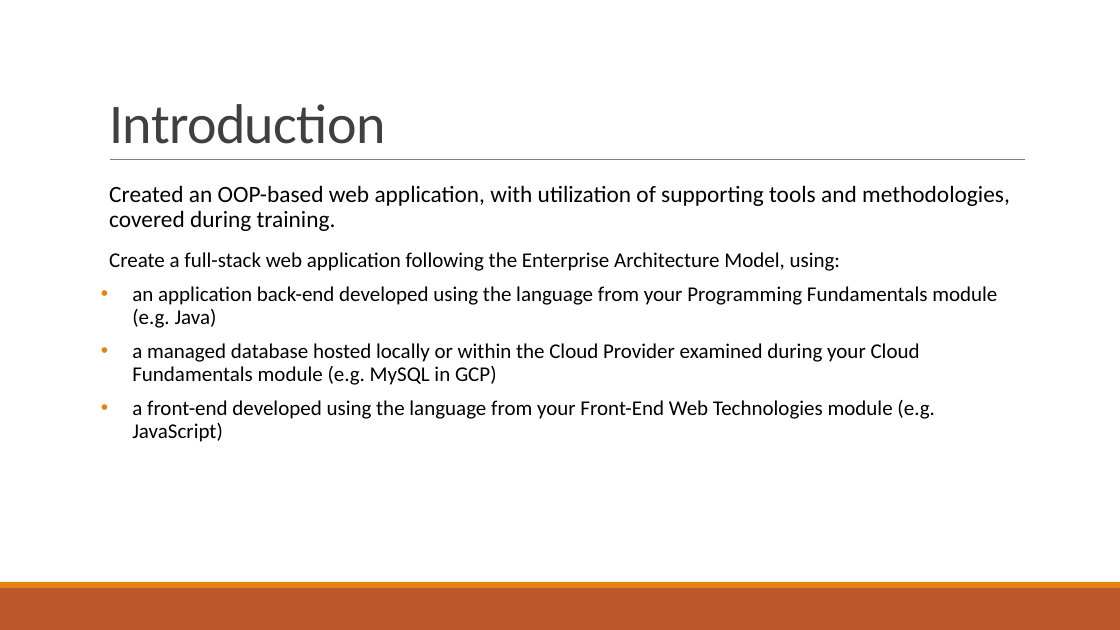
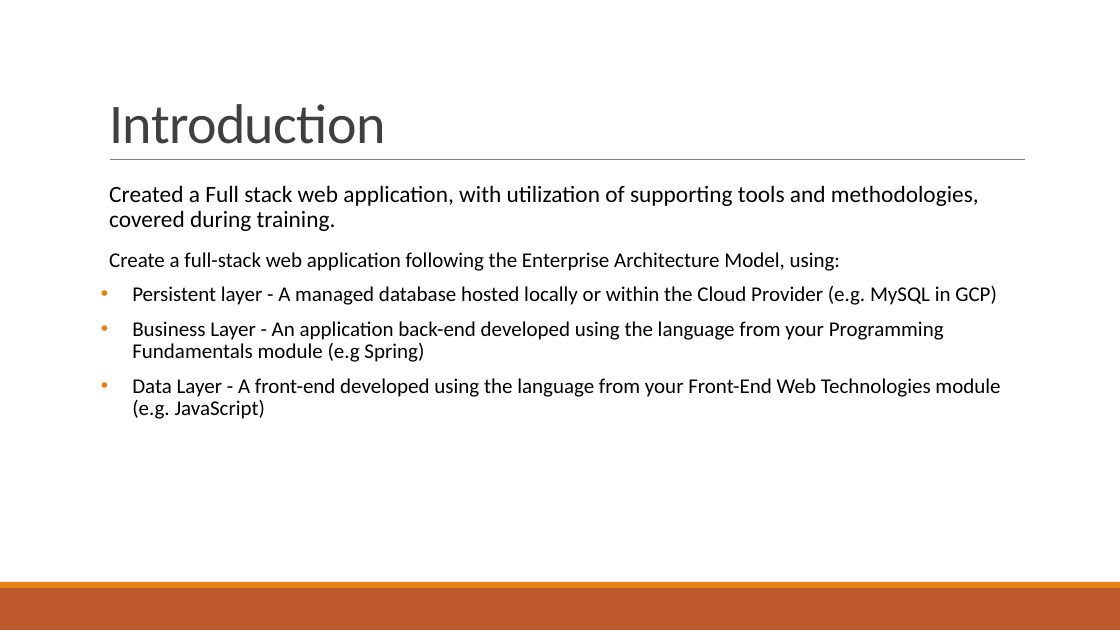
Before and after one commit to HaarismoghalQA/HobbyProject, a slide deck: slide 2 of Documentation/Presentation/HobbyProject.pptx. Drawn at 1120x630 pixels with LibreOffice and Linux fonts; fonts in the diff are those of the drawing. Boxes give left, top, right and bottom in pixels: in the first picture for what was removed or moved away, otherwise in the second. Text is boxed around its words. In the diff, an @@ line names an element or a change of style, - is before the commit and + after.

```diff
--- a/Documentation/Presentation/HobbyProject.pptx
+++ b/Documentation/Presentation/HobbyProject.pptx
@@ text at <box>109,185,979,231</box>: text changed @@
-  Created an OOP-based web application, with utilization of supporting tools and methodologies, covered during training.
+  Created a Full stack web application, with utilization of supporting tools and methodologies, covered during training.
@@ text at <box>132,286,1000,419</box>: text changed @@
-• an application back-end developed using the language from your Programming Fundamentals module (e.g. Java)
-• a managed database hosted locally or within the Cloud Provider examined during your Cloud Fundamentals module (e.g. MySQL in GCP)
-• a front-end developed using the language from your Front-End Web Technologies module (e.g. JavaScript)
+• Persistent layer - A managed database hosted locally or within the Cloud Provider (e.g. MySQL in GCP)
+• Business Layer - An application back-end developed using the language from your Programming Fundamentals module (e.g Spring)
+• Data Layer - A front-end developed using the language from your Front-End Web Technologies module (e.g. JavaScript)
```
Also in this commit, not shown: 4 other slides changed, 9 other files.
